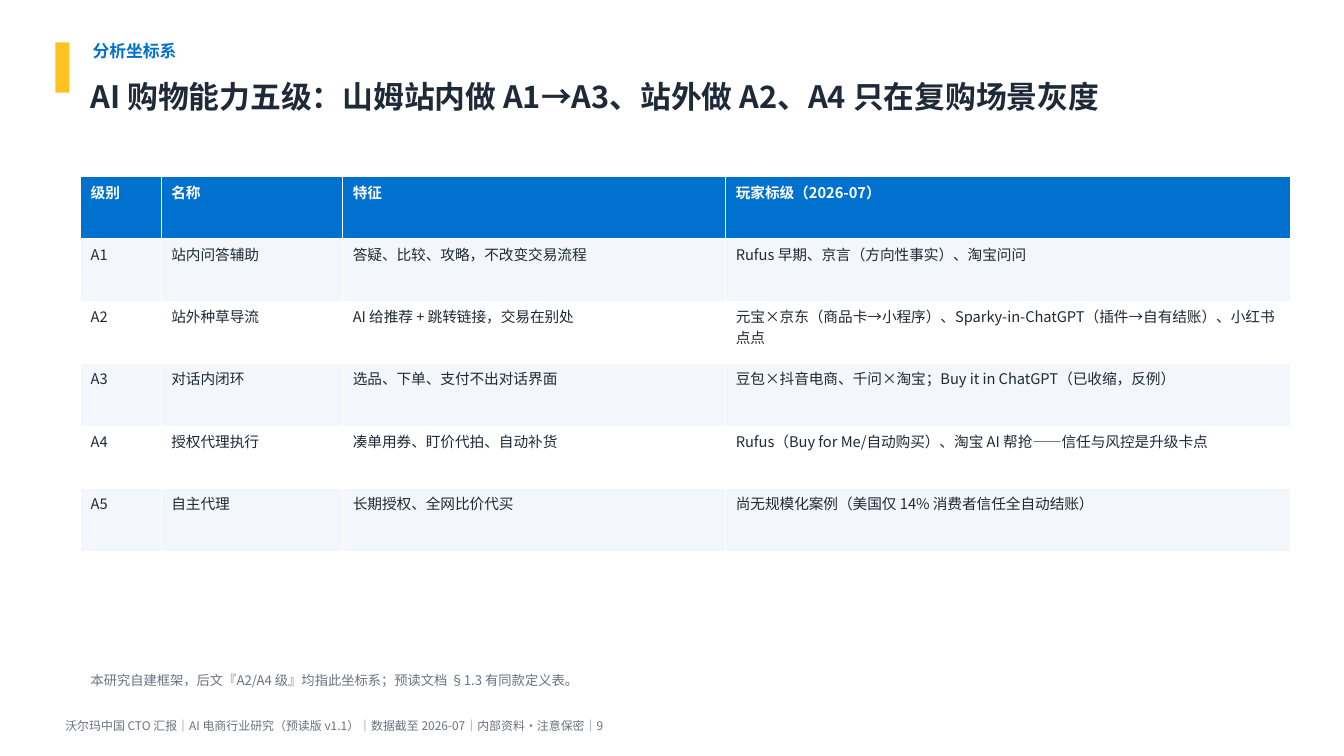
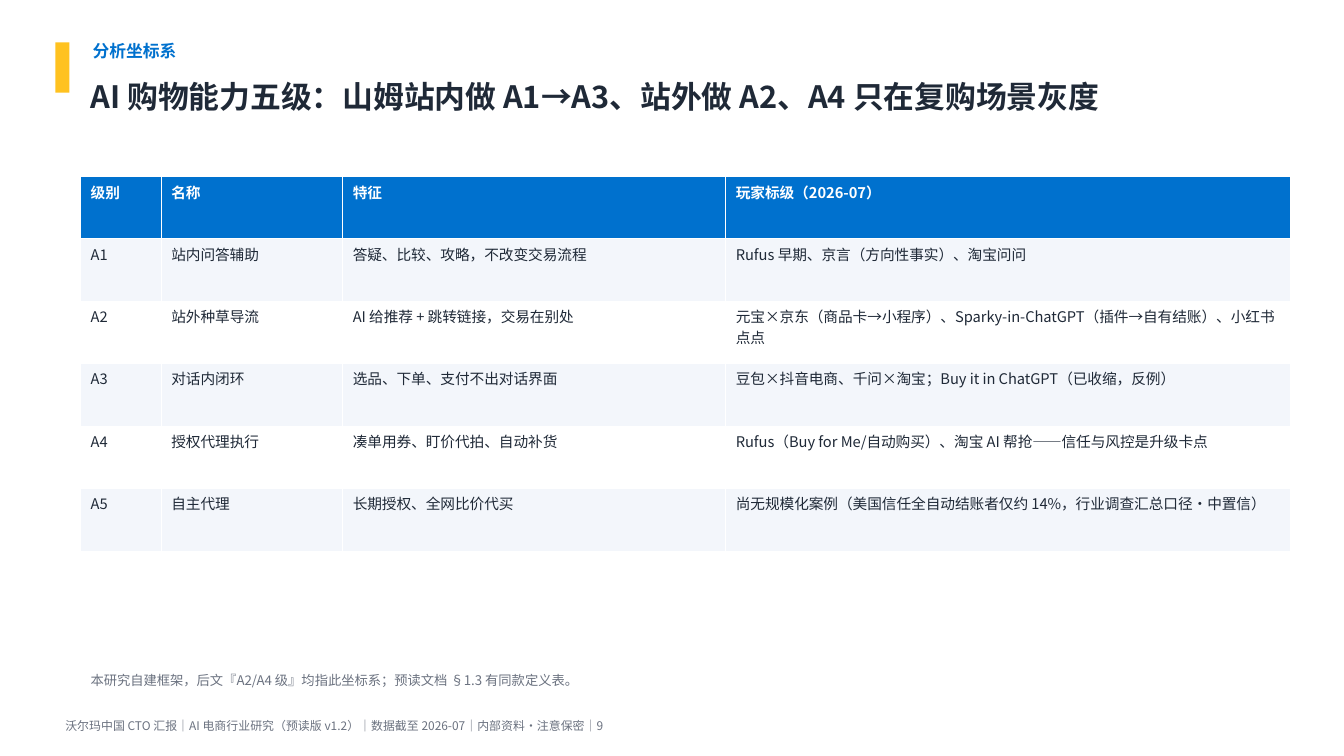
Before and after one commit to breeze2623-create/Aicommerce, a slide deck: slide 9 of report/AI电商行业研究_沃尔玛中国CTO汇报.pptx. Drawn at 1344x756 pixels with LibreOffice and Linux fonts; fonts in the diff are those of the drawing. Boxes give left, top, right and bottom in pixels: in the first picture for what was removed or moved away, otherwise in the second. Text is boxed around its words. In the diff, an @@ line names an element or a change of style, - is before the commit and + after.

```diff
--- a/report/AI电商行业研究_沃尔玛中国CTO汇报.pptx
+++ b/report/AI电商行业研究_沃尔玛中国CTO汇报.pptx
@@ table at [81,176,1291,552] @@
-row 6, column 4: 尚无规模化案例（美国仅 14% 消费者信任全自动结账）
+row 6, column 4: 尚无规模化案例（美国信任全自动结账者仅约 14%，行业调查汇总口径·中置信）
@@ text at [65,720,604,731]: text changed @@
-沃尔玛中国 CTO 汇报｜AI 电商行业研究（预读版 v1.1）｜数据截至 2026-07｜内部资料·注意保密｜9
+沃尔玛中国 CTO 汇报｜AI 电商行业研究（预读版 v1.2）｜数据截至 2026-07｜内部资料·注意保密｜9
```
Also in this commit, not shown: 18 other slides changed, 8 other files.
